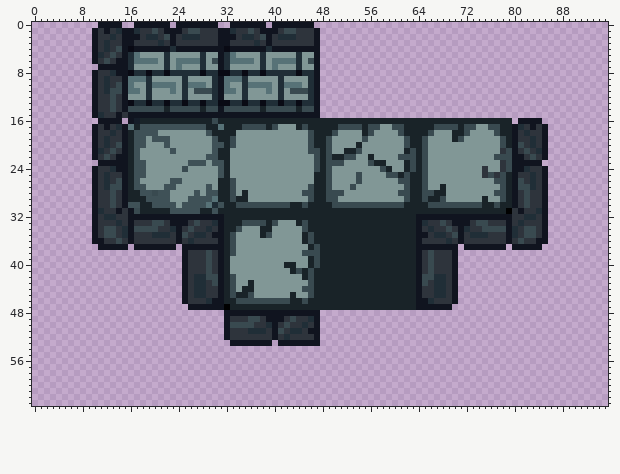
Sprite sheet: Assets/Main/Images/tutorial_tileset.png. The first picture shows the starting point.
The file is 96x64 pixels.
After the commit:
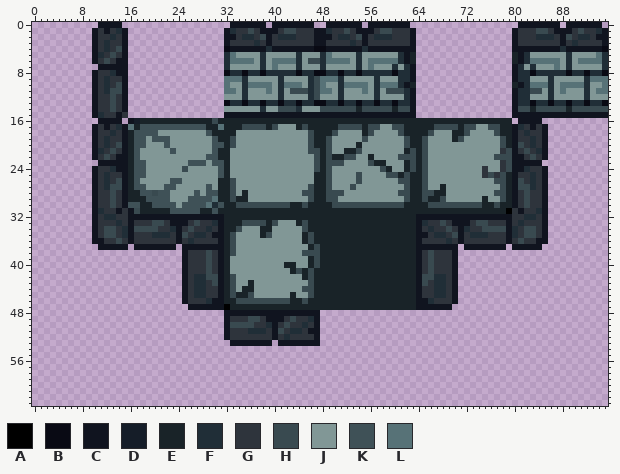
Palette (. is transparent): A #000000  B #090a14  C #10141f  D #151d28  E #192328  F #202e37  G #2e343c  H #394a50  J #819796  K #3f5157  L #577277
The edit:
Changed rows in their new state; - is an unchanged pixel.
first column x 16:
 0 -......-.......------------------CCCCCC-CCCCCCC------------------CCCCCCC-CCCCCC-
 1 ................----------------CFGGHGCCCGHHGGGC----------------CGGGHHGCCCGHGGFC
 2 ................----------------CCGFFGHCGFFFGGGC----------------CGGGFFFGCHGFFGCC
 3 ................----------------CGGGGFGCGGGGGGGC----------------CGGGGGGGCGFGGGGC
 4 ................---------------BBCCCCCCFCCCCCCCC----------------CCCCCCCCFCCCCCCB
 5 ................---------------JFLJJJJFJJJJJJFCE----------------ECFJJJJJJFJJJJLF
 6 ................---------------HFLLLLJFJLLLLLFCE----------------ECFLLLLLJFJLLLLF
 7 ................---------------JFJJJJJFJLJJJFJFC----------------CFJFJJJLJFJJJJJF
 8 ................---------------BBFFBFFBFFFFFBFFC----------------CFFBFFFFFBFFBFFB
 9 ................---------------HLLLFJJJJJFJJJFFC----------------CFFJJJFJJJJJFLLL
10 ................---------------HLJJFLLLLJFLLLFCE----------------ECFLLLFJLLLLFJJL
11 ................---------------HLLJFJJJLJFJHHHFC----------------CFFHHJFJLJJJFJLL
12 ................---------------HJJJFJJJJJFJJJJFC----------------CFFJJJFJJJJJFJJJ
13 ................---------------BBFFBFFBFFBFFBFFC----------------CFFBFFBFFBFFBFFB
14 ................JJJJJJFJJ---FJJJHHHHHHEHHHHHEHHC----------------CHHEHHHHHEHHHHHH
15 ................----------------CCCCCCCCCCCCCCCC----------------CCCCCCCCCCCCCCCC
Where, in picture pixels (left, top, right, bottom), the same in both pictures:
changed: (128, 22, 416, 118)
added: (512, 22, 608, 118)
